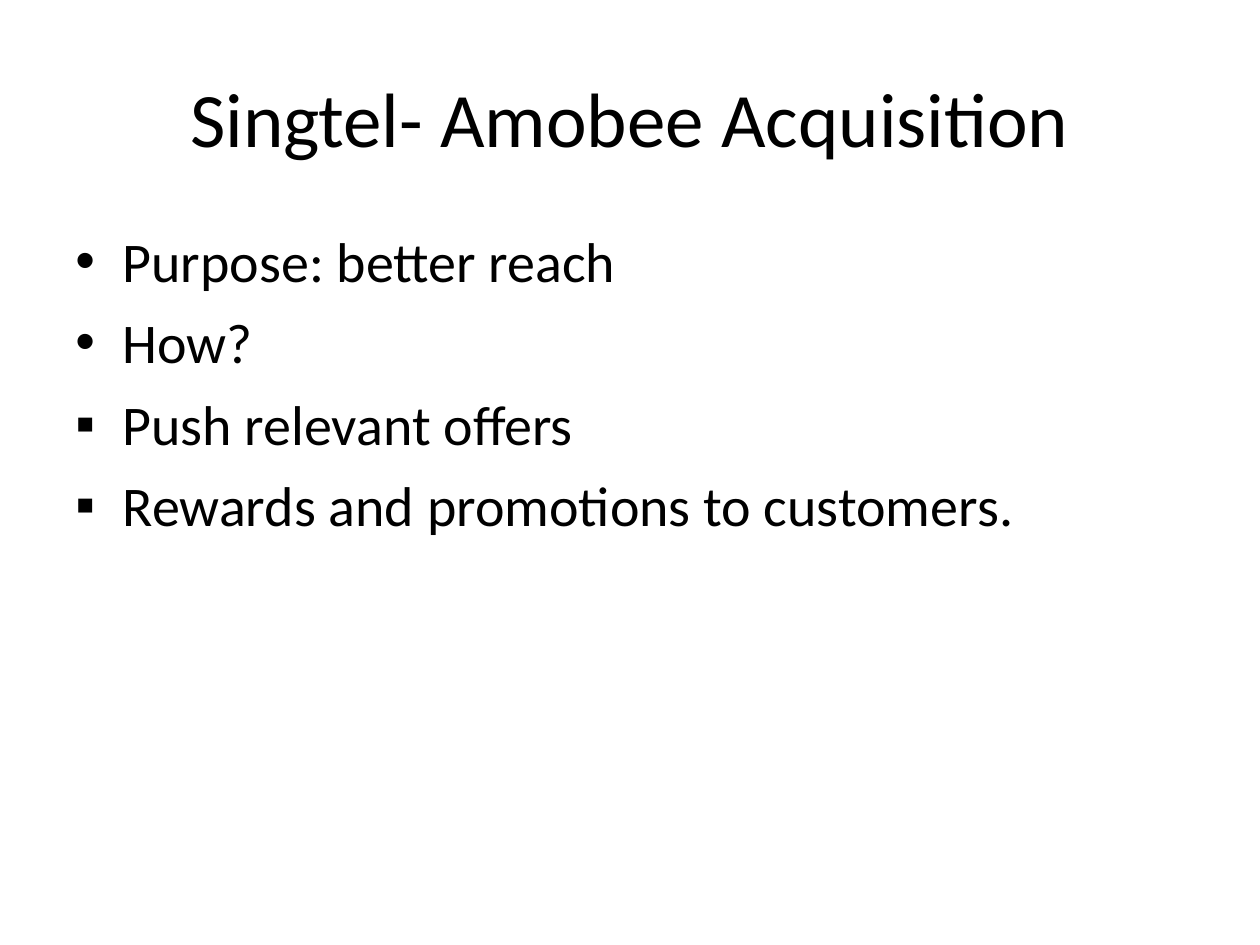
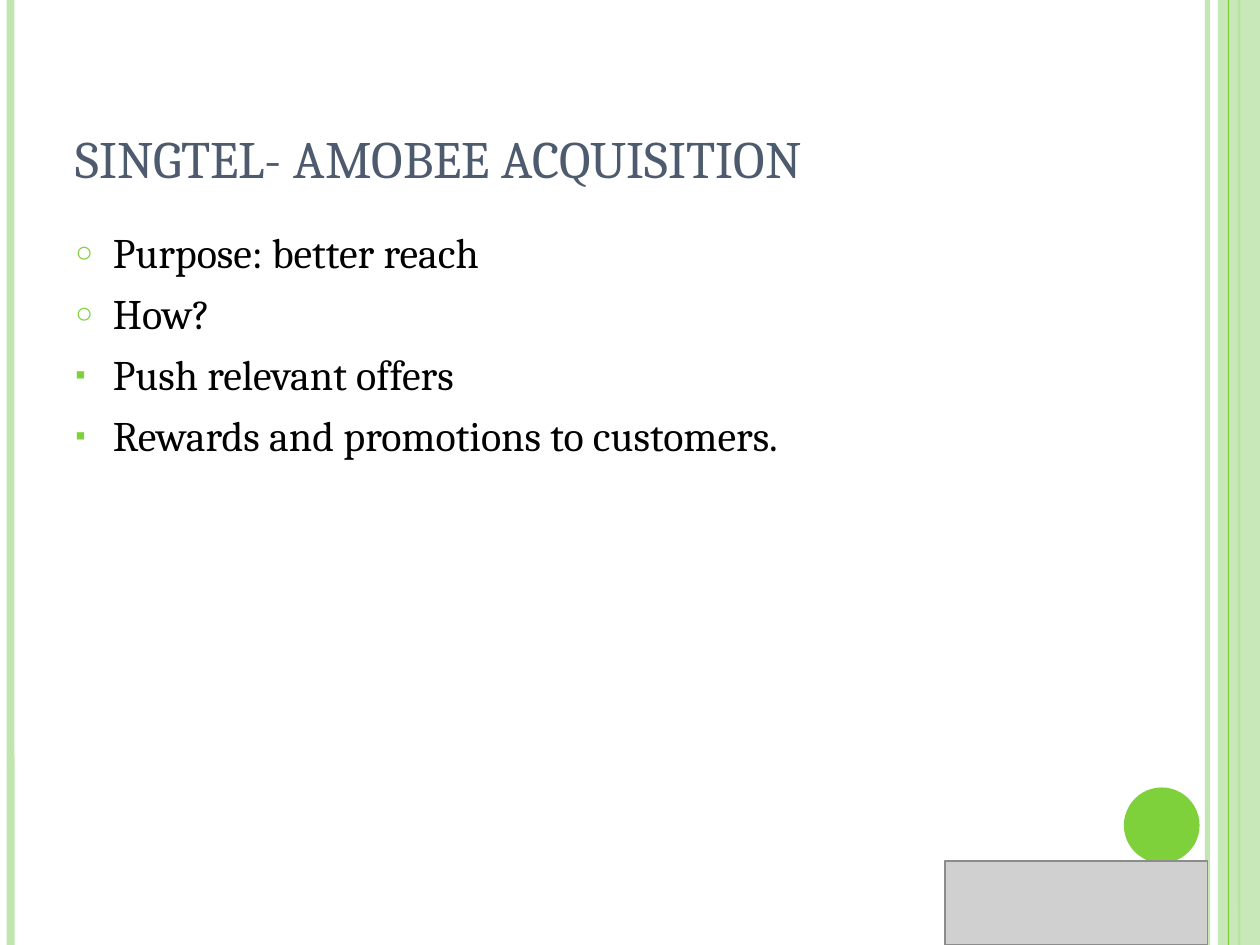
Before and after one commit to NUS-Anonymous/LTA-Data, a slide deck: slide 8 of Business Final Presentation/Presentation1.ppt (slide 6 before the commit). Drawn at 1260x945 pixels with LibreOffice and Linux fonts; fonts in the diff are those of the drawing; grey boxes stand for pictures. Boxes give left, top, right and bottom in pixels: in the first picture for what was removed or moved away, otherwise in the second. Text is boxed around its words. In the diff, an @@ line names an element or a change of style, - is before the commit and + after.

```diff
--- a/Business Final Presentation/Presentation1.ppt
+++ b/Business Final Presentation/Presentation1.ppt
@@ line added from (10, 0) to (10, 945), #C0E5AF 4.51 pt @@
@@ line added from (1207, 0) to (1207, 945), #C0E5AF 3 pt @@
@@ rectangle added at (x1=1218, y1=0, x2=1260, y2=945), fill #C0E5AF at 87% opacity @@
@@ line added from (1228, 0) to (1228, 945), #7FD13B 0.74 pt @@
@@ line added from (1239, 0) to (1239, 945), #7FD13B 1.5 pt @@
@@ title "SINGTEL- AMOBEE ACQUISITION" at (x1=75, y1=142, x2=802, y2=187): vertical alignment middle to bottom @@
@@ title at (x1=75, y1=142, x2=802, y2=187): text changed; size 44 to 30 pt; font Calibri to Cambria; text colour #000000 to #4E5B6F @@
-Singtel- Amobee Acquisition
+SINGTEL- AMOBEE ACQUISITION
@@ text "Purpose: better reach" at (x1=113, y1=238, x2=778, y2=460): size 32 to 24 pt, font Calibri to Cambria; bullet • to ○; less space between paragraphs; bullet colour #000000 to #7FD13B; indent changed @@
@@ ellipse added at (x1=1124, y1=788, x2=1200, y2=863), fill #7FD13B @@
@@ picture added at (x1=945, y1=861, x2=1207, y2=945) @@
```
Also in this commit, not shown: 20 other slides changed, 4 slides added, 2 slides removed, 26 other files.
